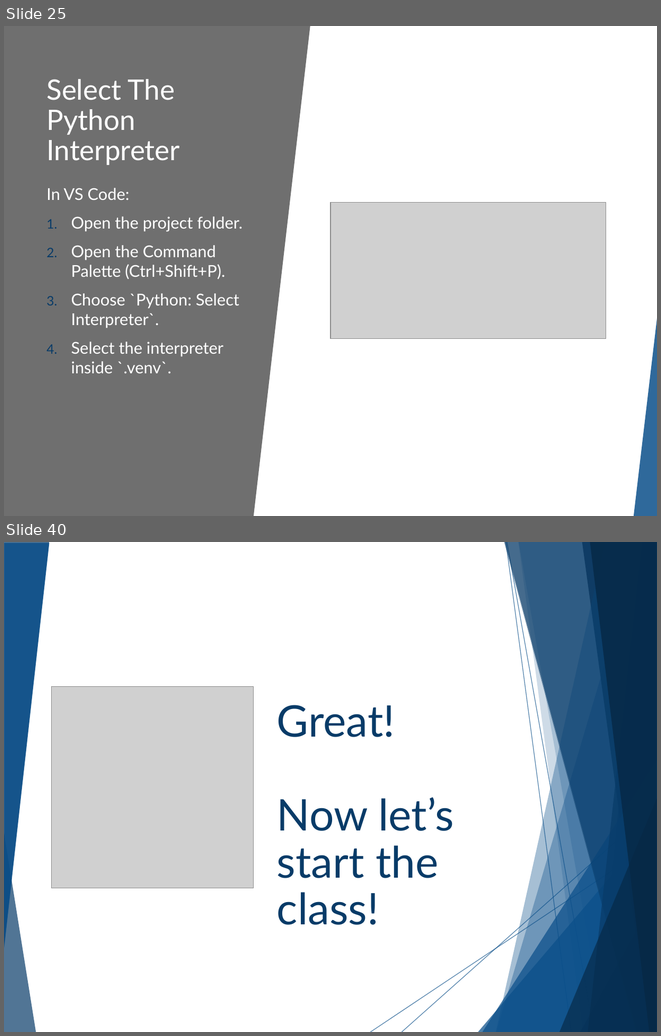
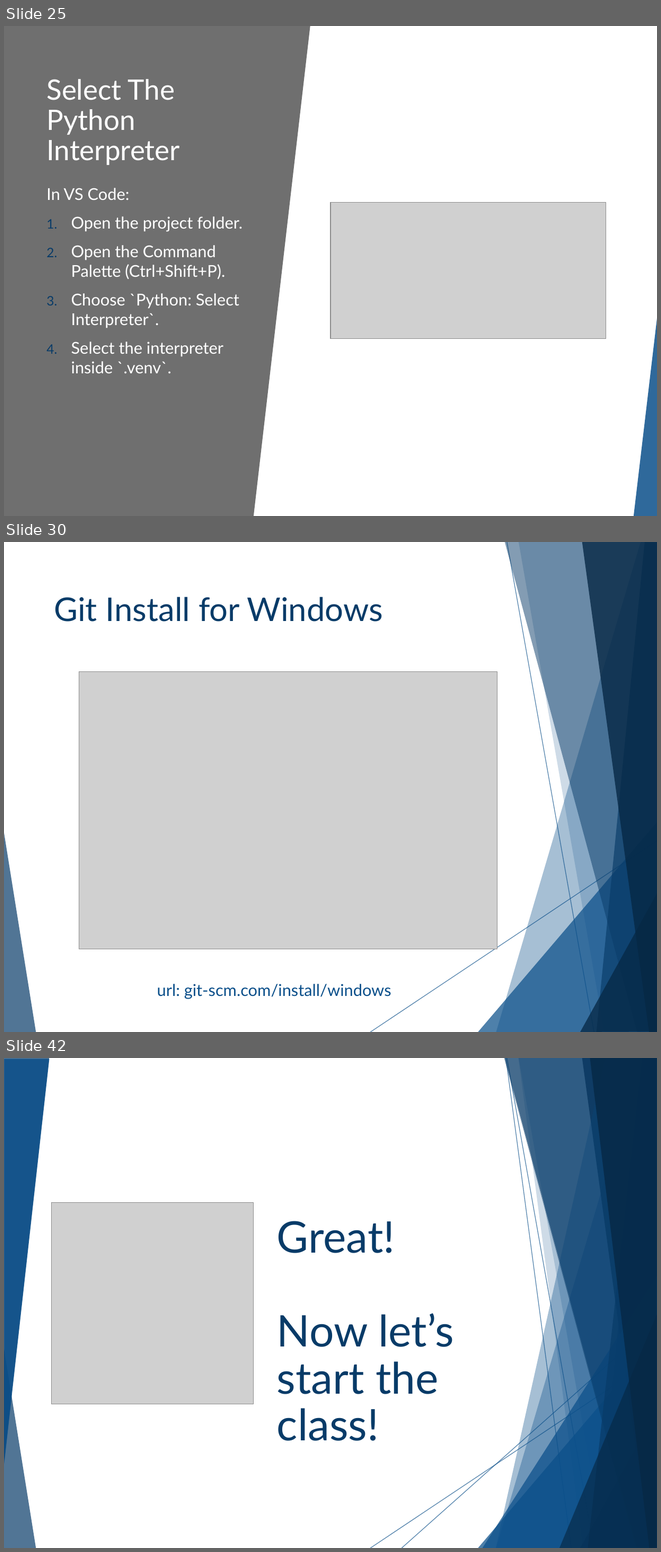
Before and after one commit to cashmy/AAISE_Details, a slide deck: 10-152-117_Python_Programming/Slide_Decks/Week_01/W01D01_Setup_Lecture_Slides.pptx. Shown one above the other, each under a label of ours: slides 25 and 40 before the commit, slides 25, 30 and 42 after it; the slides between them are not shown. The pictures are 661x1036 and 661x1552 pixels, drawn with LibreOffice and Linux fonts; fonts in the diff are those of the drawing; grey boxes stand for pictures; background and template pictures are left out. Boxes give left, top, right and bottom in pixels: in the first picture for what was removed or moved away, otherwise in the second. Text is boxed around its words. In the diff, an @@ line names an element or a change of style, - is before the commit and + after.

```diff
--- a/10-152-117_Python_Programming/Slide_Decks/Week_01/W01D01_Setup_Lecture_Slides.pptx
+++ b/10-152-117_Python_Programming/Slide_Decks/Week_01/W01D01_Setup_Lecture_Slides.pptx
@@ slide 30 added at <box>4,542,657,1032</box>, background #FFFFFF; not listed: 10 template elements that a slide beside it also shows @@
@@ title added at <box>54,597,383,622</box>, 36 pt, text #083B67 @@
+Git Install for Windows
@@ picture added at <box>79,671,497,948</box> @@
@@ text added at <box>157,983,391,999</box>, 18 pt, text #0B4F8A @@
+url: git-scm.com/install/windows
@@ what was slide 40 is now slide 42 @@
```
Also in this commit, not shown: 9 slides changed, 6 other slides added, 6 slides removed, 25 other files.
